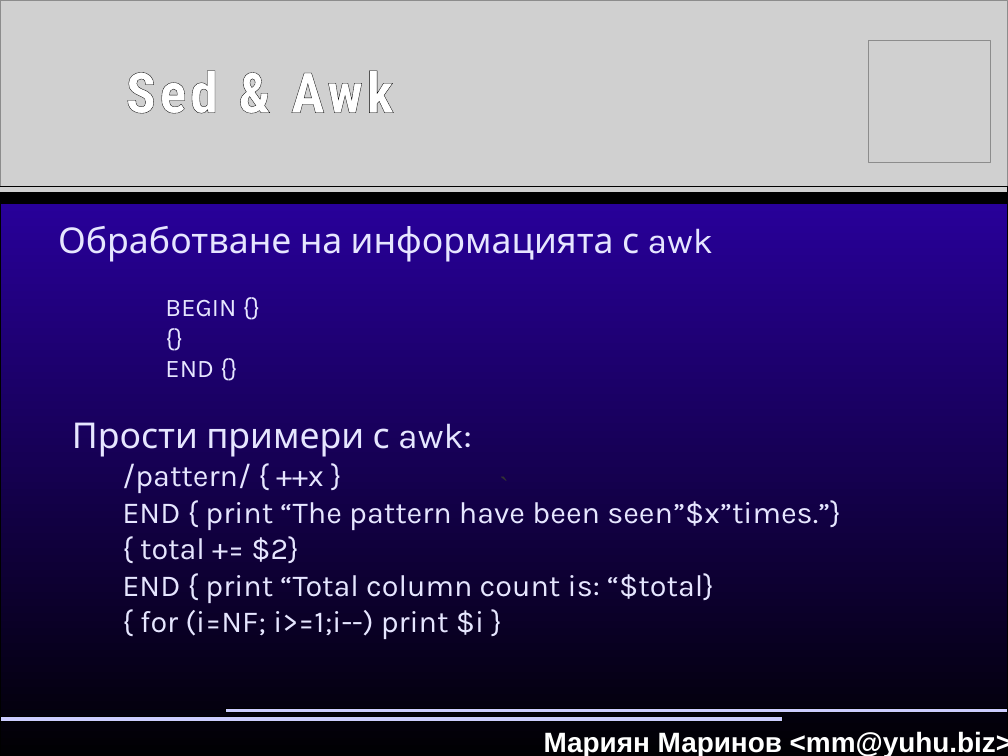
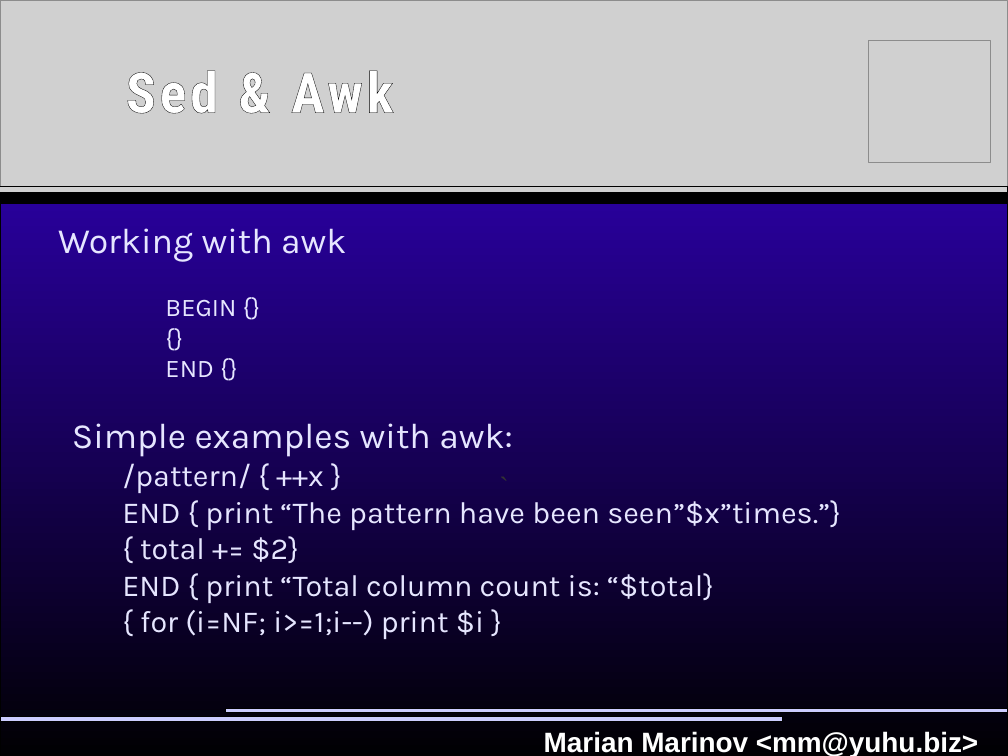
Before and after one commit to hackman/linux-sysadmin-course, a slide deck: slide 13 of presentations/Sed_and_awk.odp (slide 12 before the commit). Drawn at 1008x756 pixels with LibreOffice and Linux fonts; fonts in the diff are those of the drawing; grey boxes stand for pictures. Boxes give left, top, right and bottom in pixels: in the first picture for what was removed or moved away, otherwise in the second. Text is boxed around its words. In the diff, an @@ line names an element or a change of style, - is before the commit and + after.

```diff
--- a/presentations/Sed_and_awk.odp
+++ b/presentations/Sed_and_awk.odp
@@ text at (58, 228, 346, 262): text changed @@
-Обработване на информацията с awk
+Working with awk
@@ text at (72, 423, 513, 457): text changed @@
-Прости примери с awk:
+Simple examples with awk:
@@ text at (544, 731, 978, 756): text changed @@
-Мариян Маринов <mm@yuhu.biz>
+Marian Marinov <mm@yuhu.biz>
```
Also in this commit, not shown: 6 other slides changed, 8 slides added, 6 slides removed.
